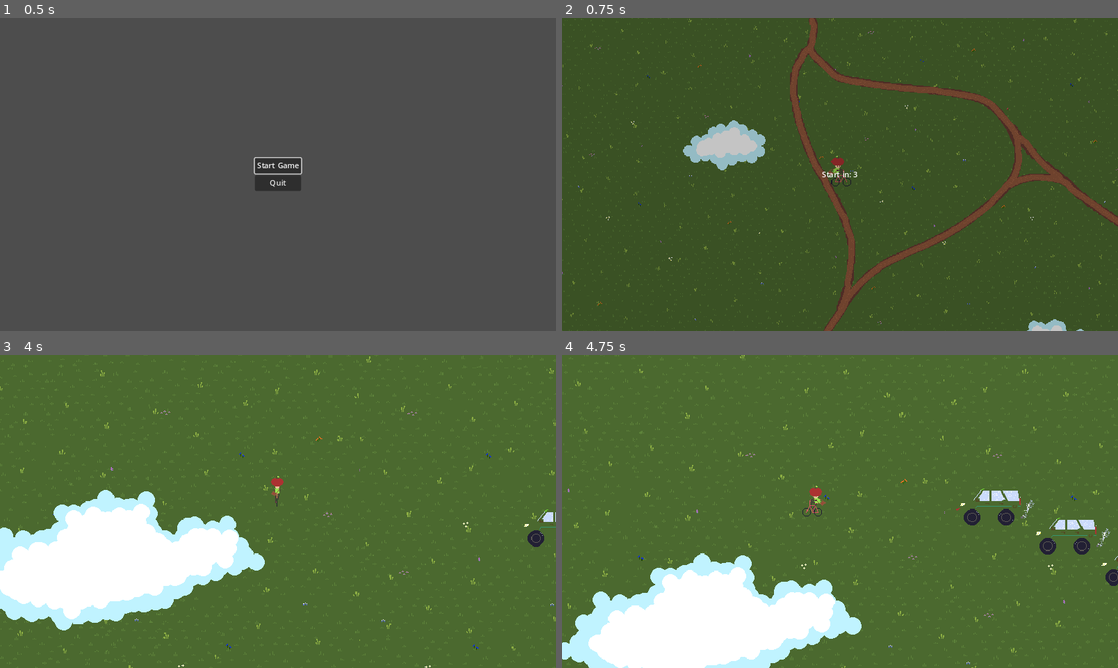
Above: before the commit, frames 1-4 (two rows, left to right).
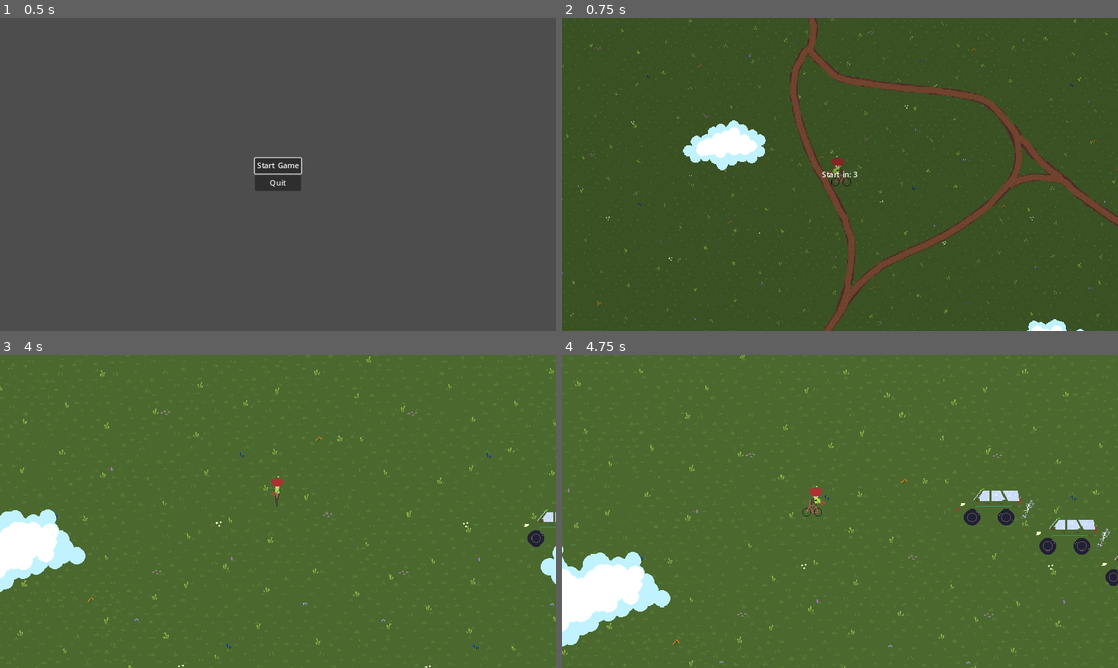
Above: after the commit, the same moments.

Repository: ScottArtCarlson/projectEkans
Game: Godot game, scene res://Scenes/start_menu.tscn
The game is run twice, just before and just after one commit, with the same random seed, the same clock (stepped at 60 frames per second) and the same inputs.
Inputs:
- Up to frame 1 (0.5 s): no input
- Up to frame 2 (0.75 s): click "Start Game" at 0.5 s
- Up to frame 3 (4 s): tap Enter at 1.25, 2.75 s; hold D (right) 1.28-2.03 s; tap Space (action) at 1.35, 2, 2.1, 2.85, 3.5, 3.6 s; hold S (down) 2.03-2.78 s; hold D (right) 2.78-3.53 s; hold W (up) from 3.53 s (still down)
- Up to frame 4 (4.75 s): release W (up) at 4.28 s; hold A (left) from 4.28 s (still down); tap Space (action) at 4.35 s

Frame 1 is identical in both runs. In frame 2, 1.7% of the frame differs, in the area x 21-94%, y 32-100%; in frame 3, 13%; in frame 4, 15%, in the area x 0-54%, y 61-100%.

Commit message:
fixed clouds

Diff:
--- a/Scenes/world.tscn
+++ b/Scenes/world.tscn
@@ -125,12 +125,16 @@
 texture = ExtResource("6_6aap7")
 centered = false
 
-[node name="ParallaxLayerClouds" type="ParallaxLayer" parent="CanvasLayer/ParallaxBackground"]
+[node name="ParallaxForeground" type="ParallaxBackground" parent="CanvasLayer"]
+layer = 100
+scroll_base_scale = Vector2(2, 2)
+
+[node name="ParallaxLayerClouds" type="ParallaxLayer" parent="CanvasLayer/ParallaxForeground"]
 texture_repeat = 3
-motion_scale = Vector2(1.5, 1.5)
+motion_scale = Vector2(0.5, 0.5)
 motion_mirroring = Vector2(2000, 2000)
 
-[node name="Sprite2D" type="Sprite2D" parent="CanvasLayer/ParallaxBackground/ParallaxLayerClouds"]
+[node name="Sprite2D" type="Sprite2D" parent="CanvasLayer/ParallaxForeground/ParallaxLayerClouds"]
 texture = ExtResource("7_g61yn")
 centered = false
 
